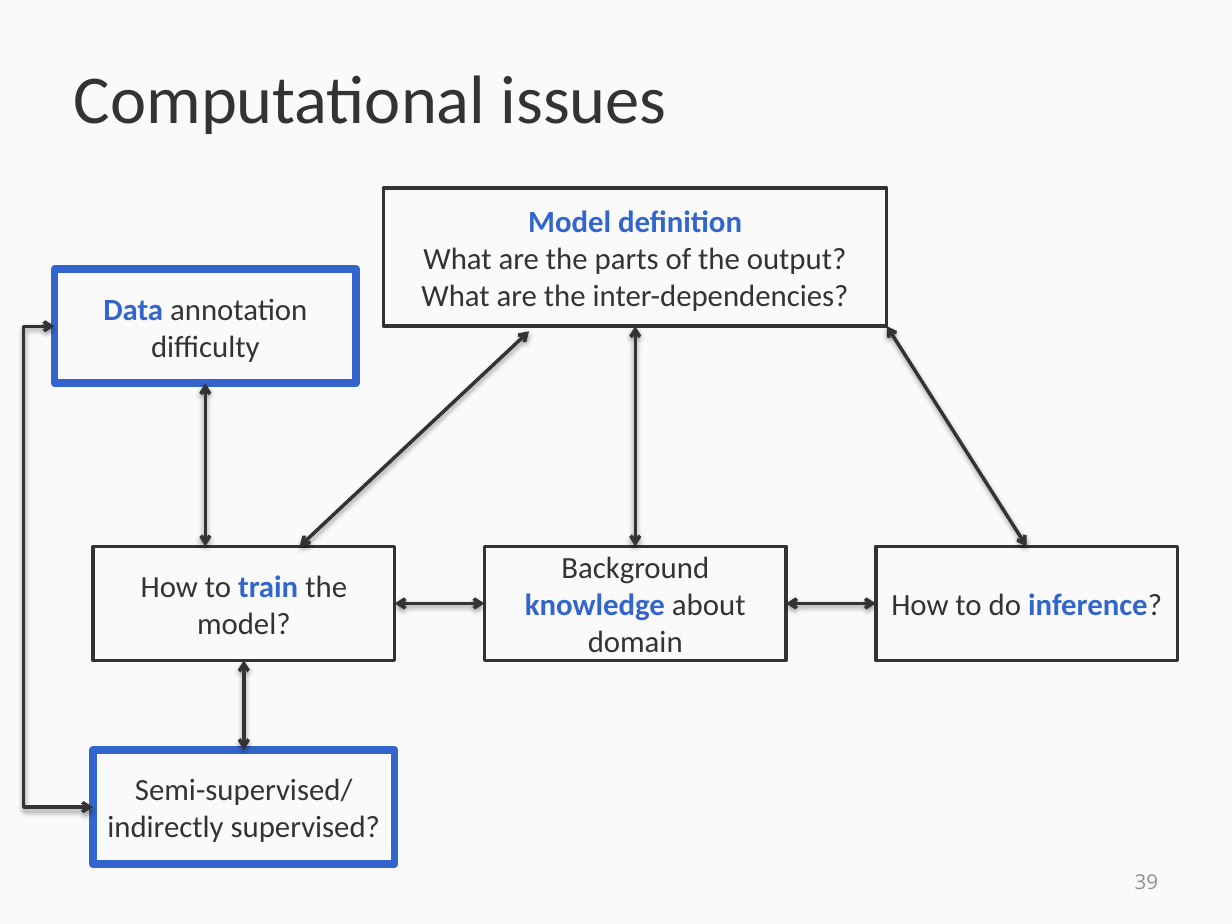
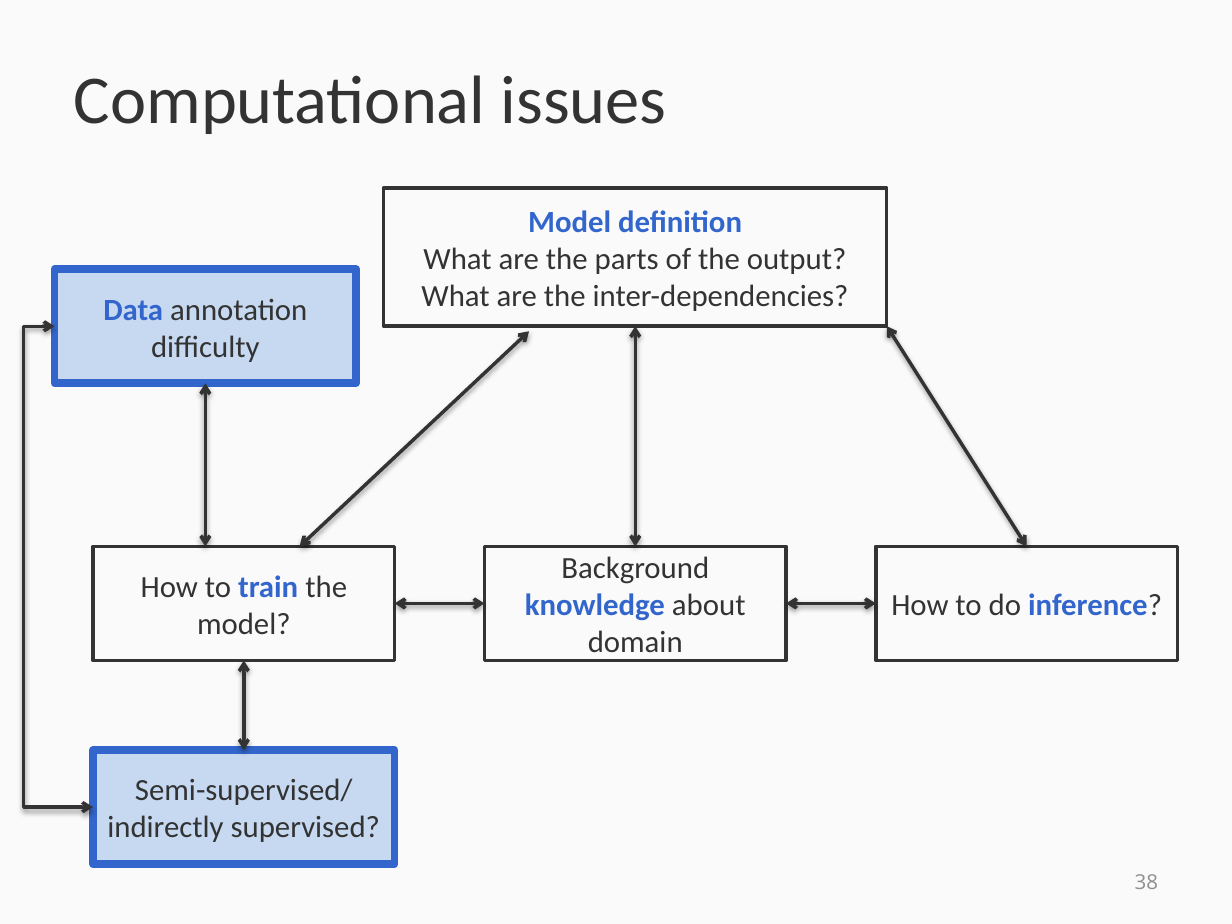
Before and after one commit to svivek/structured-prediction, a slide deck: slide 38 of slides/final/final.pptx (slide 39 before the commit). Drawn at 1232x924 pixels with LibreOffice and Linux fonts; fonts in the diff are those of the drawing. Boxes give left, top, right and bottom in pixels: in the first picture for what was removed or moved away, otherwise in the second. Text is boxed around its words. In the diff, an @@ line names an element or a change of style, - is before the commit and + after.

```diff
--- a/slides/final/final.pptx
+++ b/slides/final/final.pptx
@@ rectangle "Data annotation difficulty" at [54,270,356,384]: fill #FAFAFA to #C6D9F1 @@
@@ rectangle "Semi-supervised/indirectly supervised?" at [94,750,395,865]: fill #FAFAFA to #C6D9F1 @@
@@ page number at [1135,874,1158,889]: text changed @@
-39
+38
```
Also in this commit, not shown: 10 other slides changed, 1 slide added, 2 slides removed, 1 other file.
